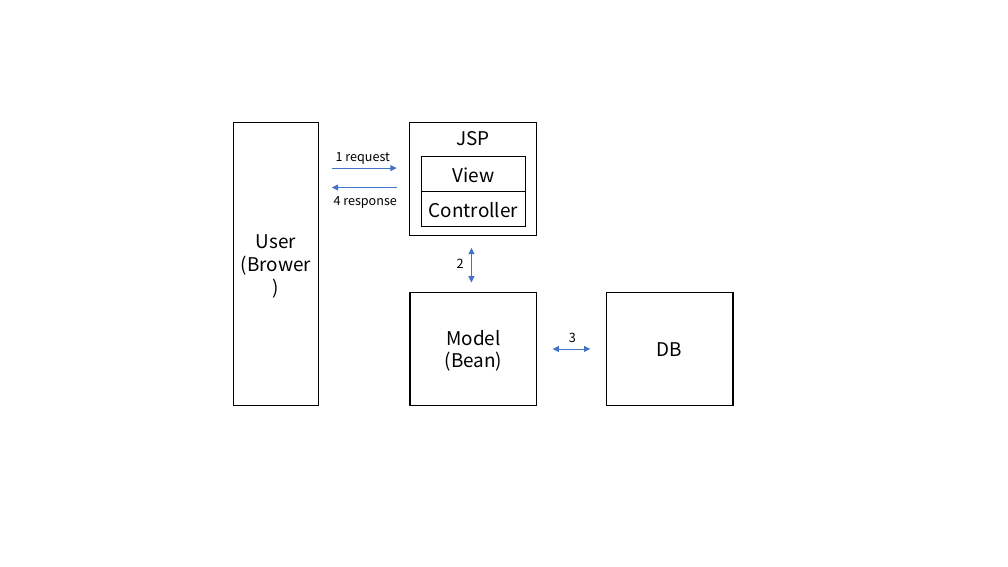
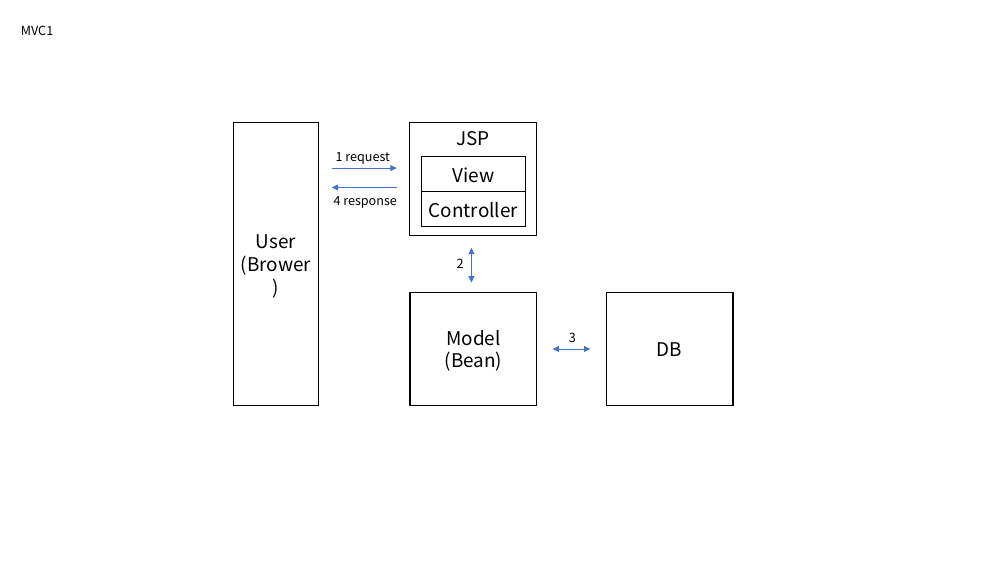
Before and after one commit to Seongmun-Hong/Seongmun-Hong.github.io, a slide deck: slide 1 of images.pptx. Drawn at 1008x567 pixels with LibreOffice and Linux fonts; fonts in the diff are those of the drawing. Boxes give left, top, right and bottom in pixels: in the first picture for what was removed or moved away, otherwise in the second. Text is boxed around its words. In the diff, an @@ line names an element or a change of style, - is before the commit and + after.

```diff
--- a/images.pptx
+++ b/images.pptx
@@ text added at bbox=[21, 25, 53, 35], 12 pt, text #000000 @@
+MVC1
```
Also in this commit, not shown: 1 other slide changed, 3 slides added, 1 slide removed, 6 other files.
